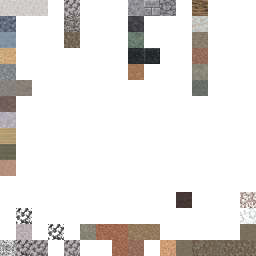
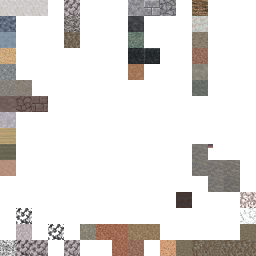
Layered file, before and after one edit (w=256, h=256). Changes by layer:
painted on "Background" over [16, 96, 240, 192]
